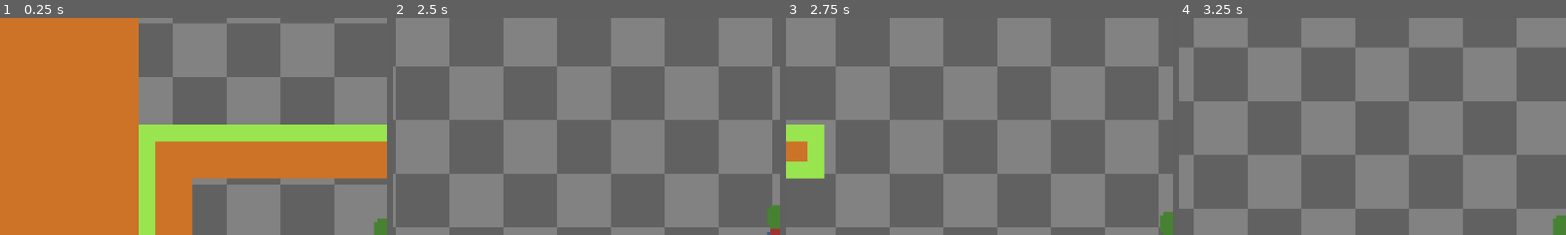
Above: before the commit, frames 1-4 (left to right).
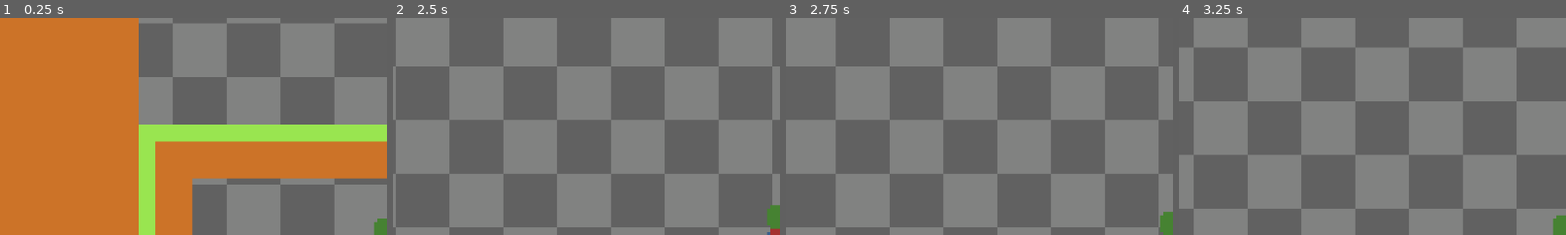
Above: after the commit, the same moments.

Repository: banjobanana/GameJam
Game: Godot game, scene res://Scenes/node_2d.tscn
Same seed, same stepped clock (60 frames per second), same inputs: the game is played once before the commit and once after it.
Inputs:
- Up to frame 1 (0.25 s): no input
- Up to frame 2 (2.5 s): hold D (Right) 0.53-2.03 s; tap Space (Jump) at 0.77, 1.52 s; hold A (Left) from 2.03 s (still down)
- Up to frame 3 (2.75 s): keep holding A (Left)
- Up to frame 4 (3.25 s): release A (Left) at 2.78 s; hold D (Right) from 2.78 s (still down); tap Space (Jump) at 3.02 s
The pictures show only the part of the screen within x 0-50%, y 0-50%; the shares and areas given below are measured in that part.

Frames 1-2 are identical in both runs. In frame 3, 2.5% of the frame differs, in the area x 0-11%, y 49-75%; in frame 4, nothing differs.

Commit message:
Wall Jump More Tested

Diff:
--- a/project-box/Scenes/node_2d.tscn
+++ b/project-box/Scenes/node_2d.tscn
@@ -146,5 +146,5 @@
 position = Vector2(-38, -289)
 
 [node name="TileMapLayer" type="TileMapLayer" parent="."]
-tile_map_data = PackedByteArray("AAD5/wIAAAAAAAIAAAD6/wIAAAA …(80 unchanged characters)… BAAIAAAAAAAIAAAABAAIAAAABAAIAAAABAAIAAAD8////AAAAAAMAAAD9////AAABAAMAAAD+////AAACAAMAAAD5/wEAAAAAAAEAAAD5/wAAAAAAAAEAAAD5////AAA …(23467 unchanged characters)…
+tile_map_data = PackedByteArray("AAD5/wIAAAAAAAIAAAD6/wIAAAA …(80 unchanged characters)… BAAIAAAAAAAIAAAABAAIAAAABAAIAAAABAAIAAAD5/wEAAAAAAAEAAAD5/wAAAAAAAAEAAAD5////AAA …(23467 unchanged characters)…
 tile_set = SubResource("TileSet_0hol4")
--- a/project-box/Scritps/player.gd
+++ b/project-box/Scritps/player.gd
@@ -24,8 +24,8 @@
 const WALLKICKACCELARATION = 4
 const WALLKICKDECELARATION = 5
 const WALLJUMPYSPEEDPEAK = 0 #y-speed at wall jump ends and changes to fall state
-const WALLJUMPVELOCITY = -190
-const WALLJUMPHSPEED = 190
+const WALLJUMPVELOCITY = -160
+const WALLJUMPHSPEED = 240
 const WALLCLINGSPEEDMULT = 0.9
 #variables
 var Accelaration = GROUNDACCELARATION
